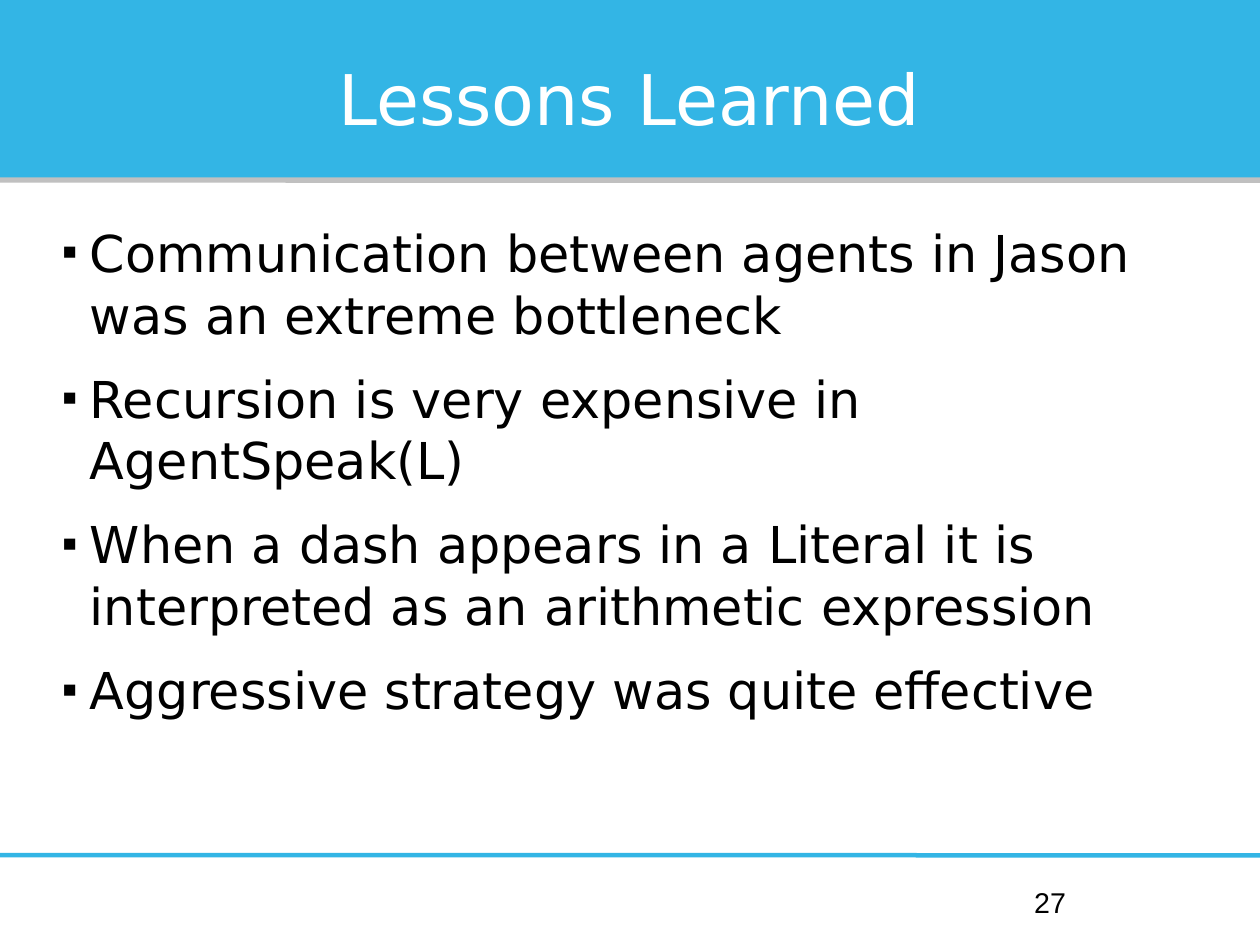
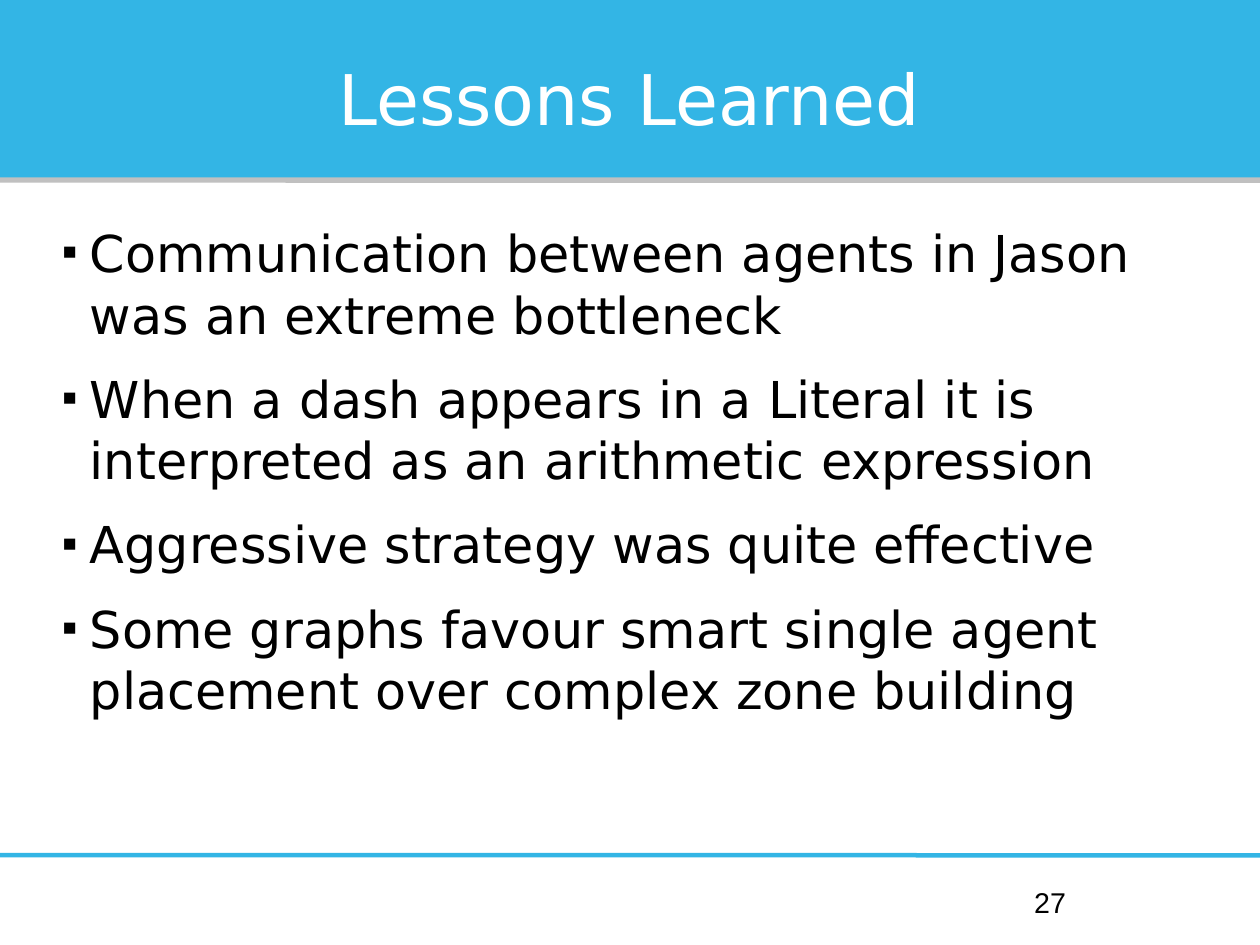
Before and after one commit to Institute-Web-Science-and-Technologies/mapc, a slide deck: slide 27 of Oberseminar/presentation.odp. Drawn at 1260x945 pixels with LibreOffice and Linux fonts; fonts in the diff are those of the drawing. Boxes give left, top, right and bottom in pixels: in the first picture for what was removed or moved away, otherwise in the second. Text is boxed around its words. In the diff, an @@ line names an element or a change of style, - is before the commit and + after.

```diff
--- a/Oberseminar/presentation.odp
+++ b/Oberseminar/presentation.odp
@@ text at (x1=90, y1=379, x2=860, y2=490): paragraph removed @@
-■ Recursion is very expensive in AgentSpeak(L)
@@ text at (x1=90, y1=609, x2=1098, y2=720): paragraph added @@
+■ Some graphs favour smart single agent placement over complex zone building
```
Also in this commit, not shown: 24 other slides changed, 1 other file.
